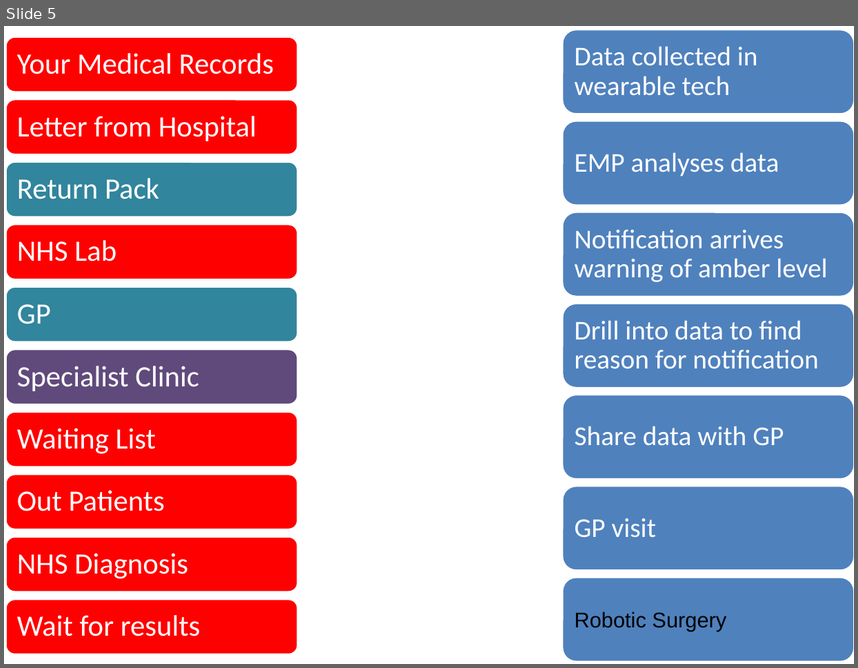
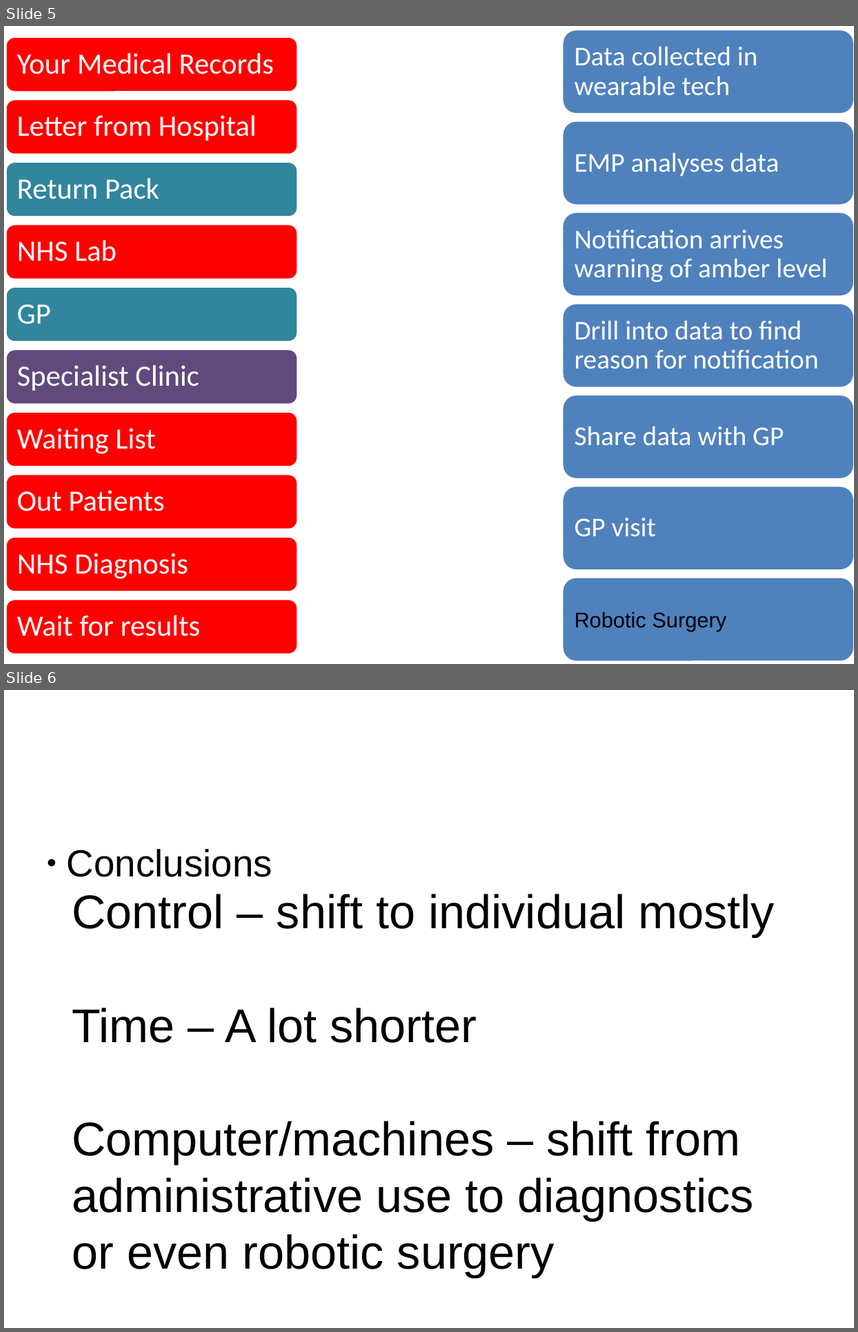
Before and after one commit to CodeTheCity/EMP, a slide deck: future/nhs-timeline.pptx. Shown one above the other, each under a label of ours: slide 5 before the commit, slides 5 and 6 after it. The pictures are 858x668 and 858x1332 pixels, drawn with LibreOffice and Linux fonts; fonts in the diff are those of the drawing. Boxes give left, top, right and bottom in pixels: in the first picture for what was removed or moved away, otherwise in the second. Text is boxed around its words. In the diff, an @@ line names an element or a change of style, - is before the commit and + after.

Commit message:
pp conclusion summary slided added

```diff
--- a/future/nhs-timeline.pptx
+++ b/future/nhs-timeline.pptx
@@ slide 6 added at (4, 690, 854, 1328), background #FFFFFF @@
@@ text added at (67, 849, 272, 877), 32 pt, text #000000 @@
+● Conclusions
@@ text added at (72, 894, 775, 1277), 40 pt, text #000000 @@
+Control – shift to individual mostly
+Time – A lot shorter
+Computer/machines – shift from administrative use to diagnostics or even robotic surgery
```
Also in this commit, not shown: 4 slides changed.
